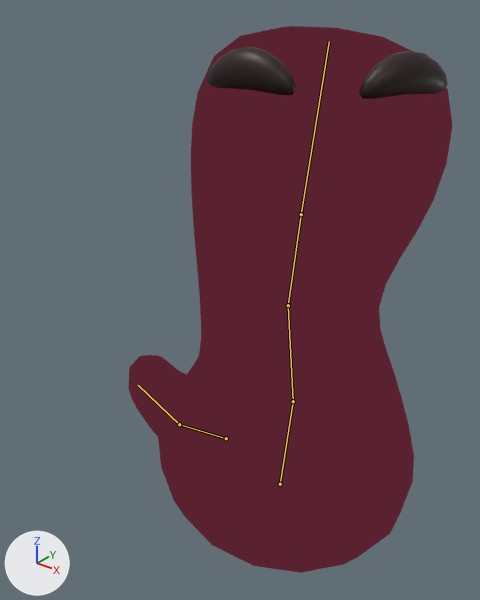
What one commit did to the Blender file art/worm/worm.blend.
Camera for both pictures: a 50 mm lens placed at (1.89, -2.7, 2.06), pointed at (-0.32, 0.07, 0.34). Lighting does not change. The marker at lower left points along +X, +Y and +Z. The older version comes first. The bones that bend it are drawn over the model as lines.

Objects in the first picture: 'WormBody', 'WormBrows', 'WormEye.L', 'WormEye.R'.
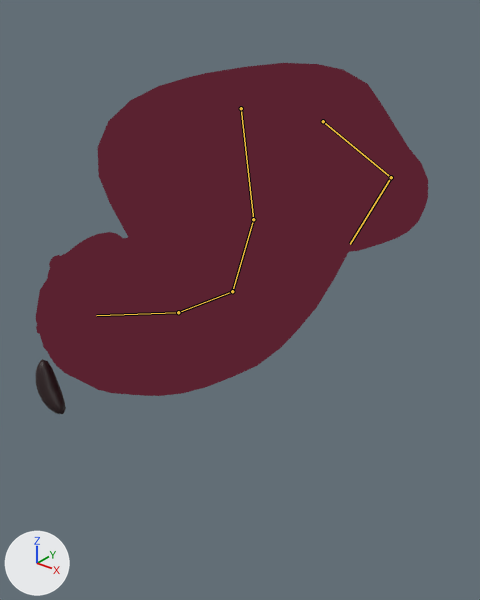
The newer file adds an action. The first version stands in its rest pose; the second is drawn at frame 8 of the action 'backflip'.

What differs and where, as boxes [x1, y1, x2, y2] in the pictures (480 x 600 px):
'WormBody', posed (21% wider, 39% shorter)
    before: [129, 26, 453, 573]
    after: [35, 63, 428, 396]
'WormEye.R', posed (34% narrower, 57% shorter)
    before: [314, 83, 439, 255]
    after: [44, 232, 126, 306]
'WormEye.L', posed
    before: [204, 88, 315, 243]
    after: [36, 293, 100, 379]
'WormBrows', posed
    before: [206, 47, 448, 99]
    after: [36, 359, 66, 414]
bone 'hips', root to tip
    before: (280, 484) to (293, 401)
    after: (241, 108) to (253, 219)
bone 'spine', root to tip
    before: (293, 401) to (288, 305)
    after: (253, 219) to (232, 291)
bone 'neck', root to tip
    before: (288, 305) to (301, 214)
    after: (232, 291) to (178, 312)
bone 'head', root to tip
    before: (301, 214) to (329, 41)
    after: (178, 312) to (96, 315)
bone 'tail.01', root to tip
    before: (226, 438) to (179, 424)
    after: (323, 121) to (391, 177)
bone 'tail.02', root to tip
    before: (179, 424) to (138, 385)
    after: (391, 177) to (350, 244)

The change in detail:
Bone 'root' (bone_root) moves from (0.0, 0.0, 0.0) to (-0.251, 2.667, 0.0).
Bone 'root' (bone_root) turns from (0, 0, 0) to (0, 0, 195) degrees about its own x, y and z.
Bone 'hips' (bone_hips) is rescaled from (1.0, 1.0, 1.0) to (1.07, 0.88, 1.07).
Bone 'spine' (bone_spine) turns from (0, 0, 0) to (0, 0, -34) degrees about its own x, y and z.
Bone 'spine' (bone_spine) is rescaled from (1.0, 1.0, 1.0) to (1.05, 0.9, 1.05).
Bone 'neck' (bone_neck) turns from (0, 0, 0) to (0, 0, -24) degrees about its own x, y and z.
Bone 'head' (bone_head) turns from (0, 0, 0) to (0, 0, -14) degrees about its own x, y and z.
Bone 'tail.01' (bone_tail_01) turns from (0, 0, 0) to (0, 0, -60) degrees about its own x, y and z.
Bone 'tail.02' (bone_tail_02) turns from (0, 0, 0) to (0, 0, -45) degrees about its own x, y and z.
